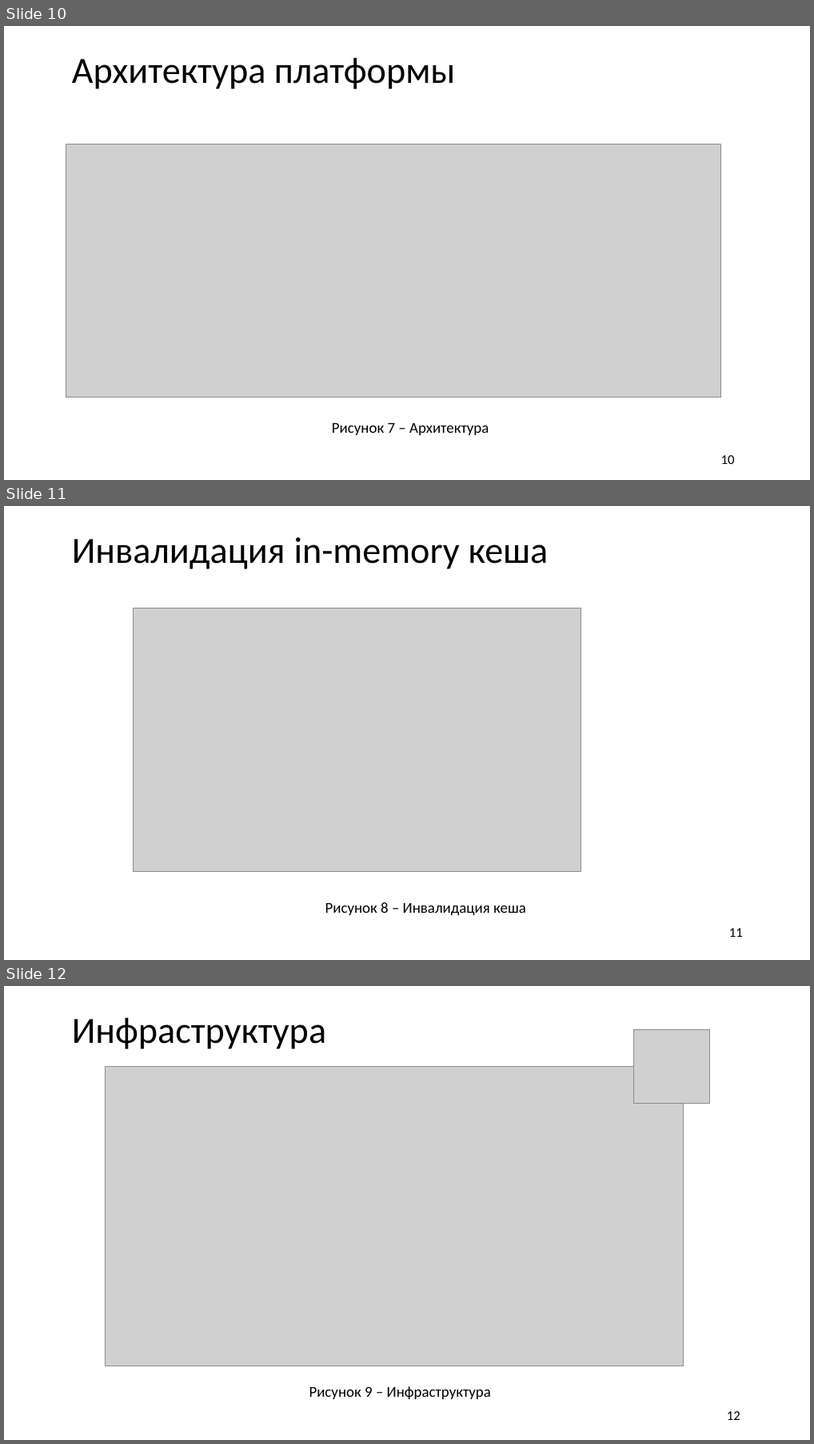
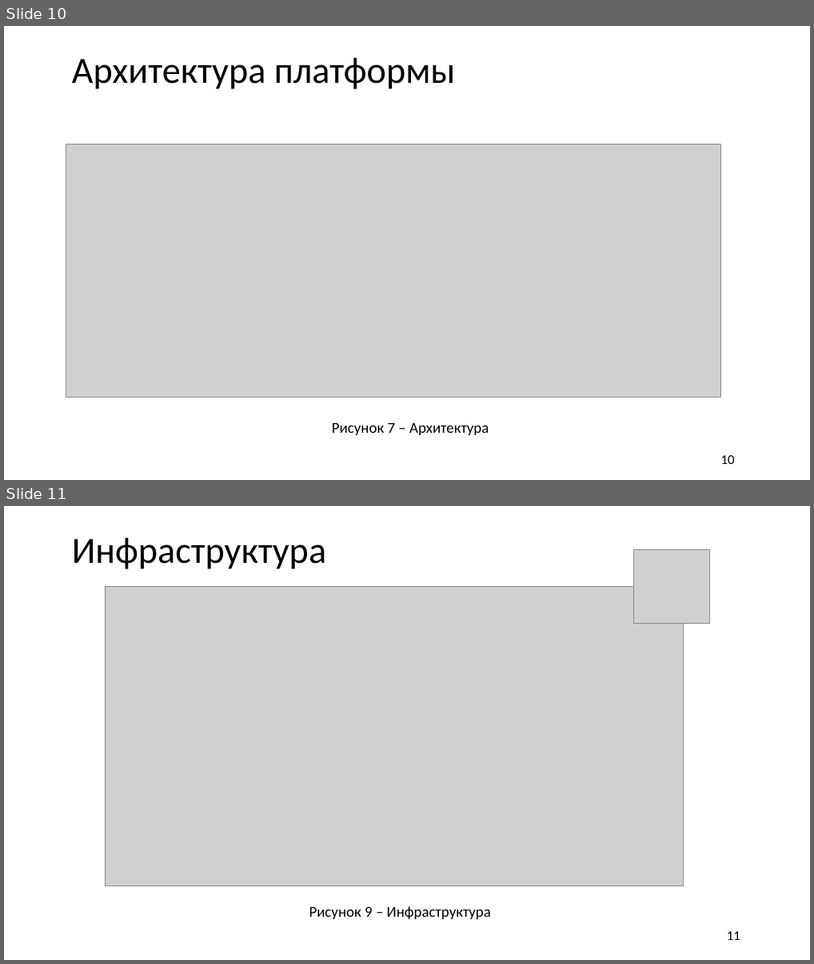
Before and after one commit to R3nnyWeb/Codest, a slide deck: Вашкулатов 12.04.pptx. Shown one above the other, each under a label of ours: slides 10, 11 and 12 before the commit, slides 10 and 11 after it. The pictures are 814x1444 and 814x964 pixels, drawn with LibreOffice and Linux fonts; fonts in the diff are those of the drawing; grey boxes stand for pictures; background and template pictures are left out. Boxes give left, top, right and bottom in pixels: in the first picture for what was removed or moved away, otherwise in the second. Text is boxed around its words. In the diff, an @@ line names an element or a change of style, - is before the commit and + after.

```diff
--- a/Вашкулатов 12.04.pptx
+++ b/Вашкулатов 12.04.pptx
@@ slide 11 removed at [4,506,810,960], background picture (left out) @@
@@ title removed at [72,537,549,569] @@
-Инвалидация in-memory кеша
@@ picture removed at [133,608,581,872] @@
@@ text removed at [326,902,526,915] @@
-Рисунок 8 – Инвалидация кеша
@@ page number removed at [730,928,743,936] @@
-11
@@ what was slide 12 is now slide 11 @@
@@ page number at [727,931,741,940]: text changed @@
-12
+11
```
Also in this commit, not shown: 1 slide changed, 1 slide added, 1 other slide removed, 9 other files.
